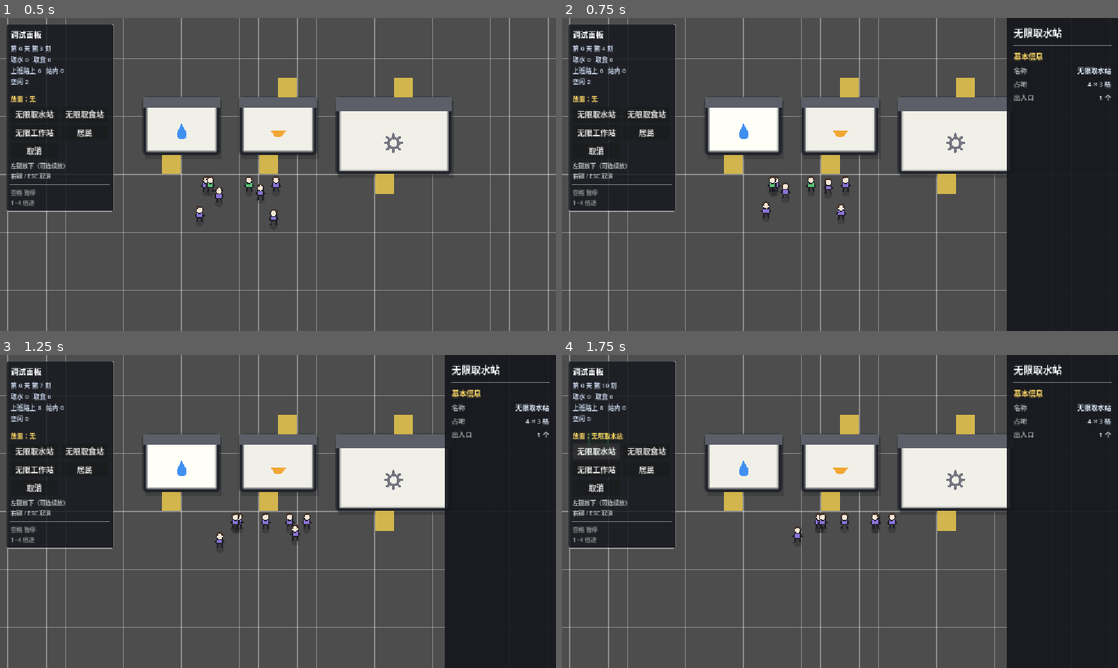
Above: before the commit, frames 1-4 (two rows, left to right).
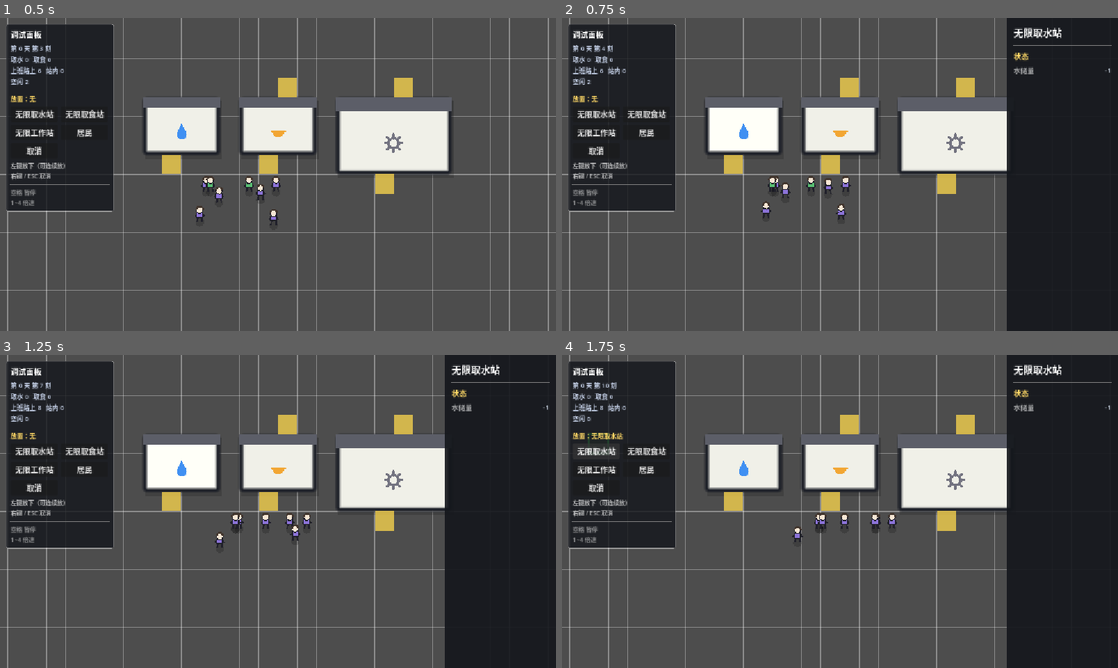
Above: after the commit, the same moments.

Repository: Boring-Coils/new-world
Game: Godot game, scene res://Scenes/TestScene.tscn
Two runs of this game, one before a commit and one after it. Both use one fixed random seed, a clock stepped at 60 frames per second and the inputs below. This scene is started directly instead of the project's main scene.
Inputs (mouse positions are in pixels of both pictures, inside the frame that each line leads up to):
- Up to frame 1 (0.5 s): no input
- Up to frame 2 (0.75 s): click (745, 127) at 0.52 s
- Up to frame 3 (1.25 s): no input
- Up to frame 4 (1.75 s): click "无限取水站" at 1.25 s

Frame 1 is identical in both runs. In frame 2, 0.4% of the frame differs, in the area x 81-99%, y 10-27%; in frame 3, 0.4%; in frame 4, 0.4%.

Commit message:
feat: 为食物站和水站添加储量详情行
修改了建筑基类的详情页实现逻辑，确保子类添加的内容不会被意外清空，同时为食物站和水站分别添加了食物储量和水储量的详情行。

Diff:
--- a/Scripts/Building/Building.gd
+++ b/Scripts/Building/Building.gd
@@ -261,7 +261,7 @@
 	glyph.position = Vector2(size_px.x * 0.5 - symbol_size * 0.5, size_px.y * 0.6 - symbol_size * 0.5)
 	_glyph = glyph
 
-	# 出入口：黄色小广场
+	# 出入口：黄色格子
 	for offset in entrance_offsets:
 		var mark := ColorRect.new()
 		mark.color = Color(1.0, 0.85, 0.30, 0.75)
@@ -322,20 +322,17 @@
 # 详情页内容（子类通过下面几个函数加内容 / 藏内容）
 # ---------------------------------------------------------------------------
 
-## 每次刷新前重建内容。子类覆盖时先 [code]super.build_detail()[/code] 再往里加。[br]
-## 默认给三个通用行，外加一个空的「状态」板块留给子类填；
-## 子类一行不加的话，空板块不会显示。
+## 每次刷新前由 [method get_detail_sections] 调用，往列表里加内容，子类覆盖它即可。[br]
+## [b]这里不要清空[/b]：清空由 [method get_detail_sections] 负责，所以子类先加后加、
+## 调不调 [code]super.build_detail()[/code] 都不会把自己的内容清掉。
 func build_detail() -> void:
+	add_section("status", "状态")
+
+
+## 给外面（详情页）取一份当前内容。[br]
+## 每次调用都重建一遍（建筑数据每刻在变，缓存反而要处理失效），清空动作在这里做。
+func get_detail_sections() -> Array[Dictionary]:
 	_detail_sections.clear()
-	add_section("basic", "基本信息")
-	add_row("basic", "名称", display_name, "name")
-	add_row("basic", "占地", "%d × %d 格" % [size_cells.x, size_cells.y], "size")
-	add_row("basic", "出入口", "%d 个" % entrance_offsets.size(), "entrance")
-	add_section("status", "状态")
-
-
-## 给外面（详情页）取一份当前内容
-func get_detail_sections() -> Array[Dictionary]:
 	build_detail()
 	return _detail_sections
 
--- a/Scripts/Building/FoodStation.gd
+++ b/Scripts/Building/FoodStation.gd
@@ -20,3 +20,8 @@
 
 func get_wait_ticks() -> int:
 	return WAIT_TICKS
+
+## 详情页：加一行「食物储量」
+func build_detail() -> void:
+	super.build_detail()
+	add_row("status", "食物储量", "%d" %-1, "food")
--- a/Scripts/Building/WaterStation.gd
+++ b/Scripts/Building/WaterStation.gd
@@ -20,3 +20,8 @@
 
 func get_wait_ticks() -> int:
 	return WAIT_TICKS
+
+## 详情页：加一行「水储量」
+func build_detail() -> void:
+	super.build_detail()
+	add_row("status", "水储量", "%d" %-1, "water")
